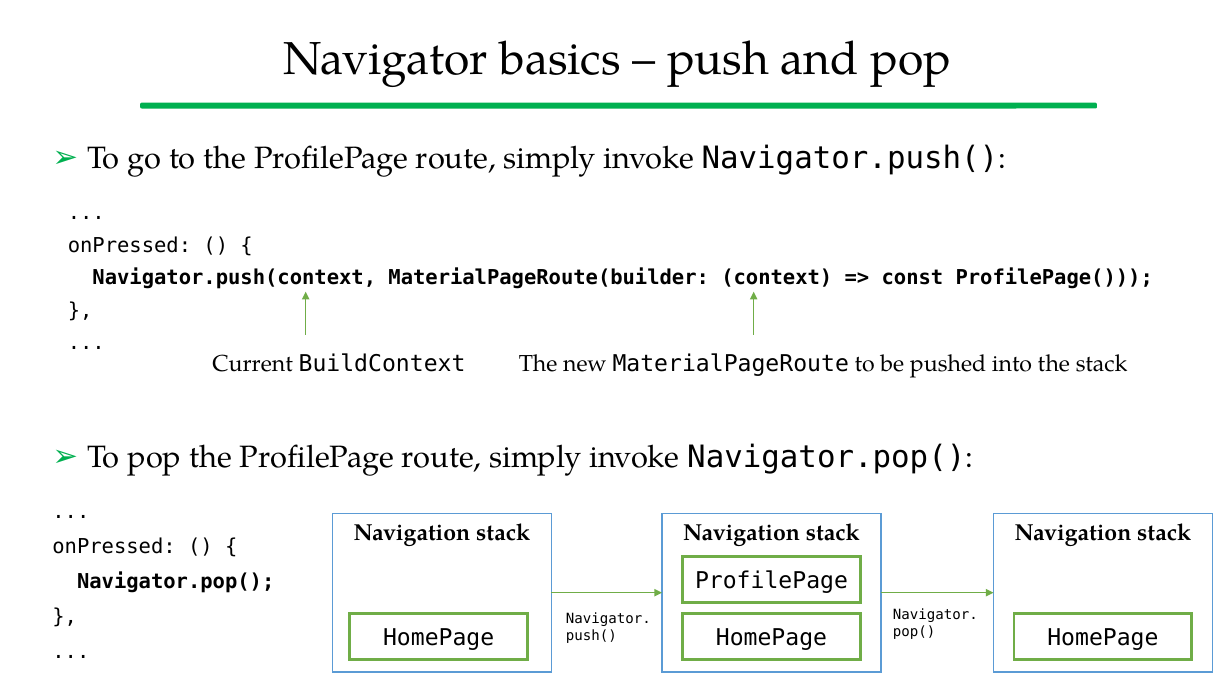
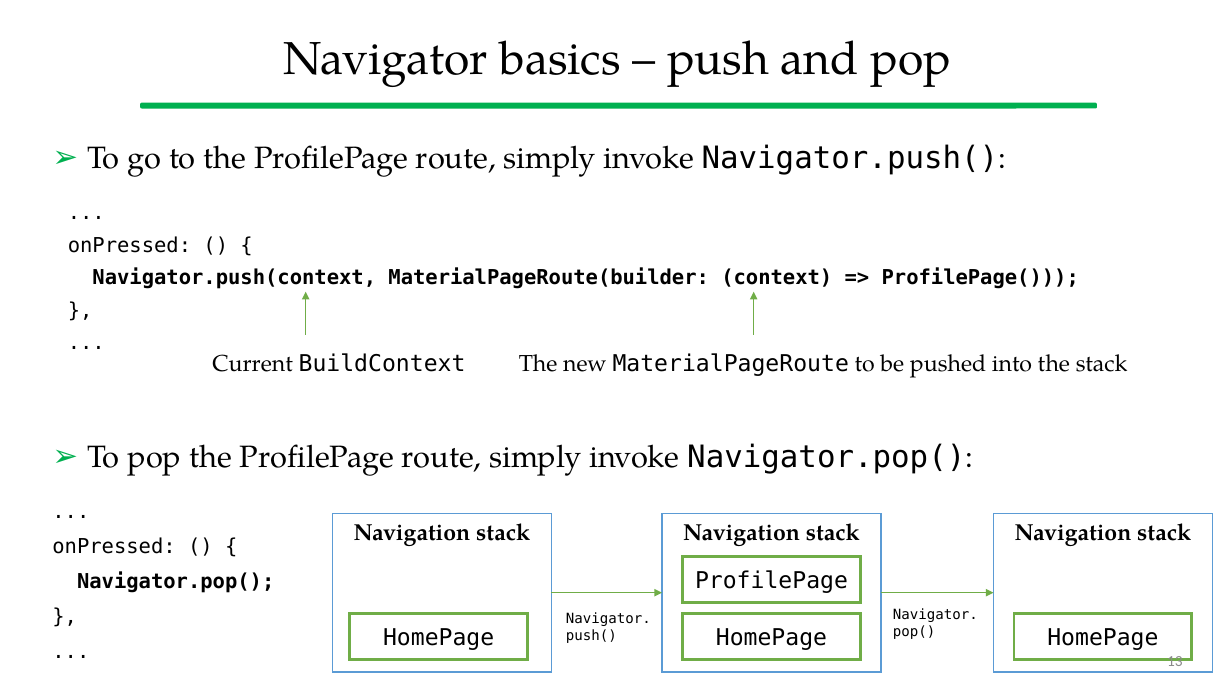
Before and after one commit to gcappon/bwthw, a slide deck: slide 13 of lab_06-navigation/lab_06-navigation.pptx. Drawn at 1232x693 pixels with LibreOffice and Linux fonts; fonts in the diff are those of the drawing. Boxes give left, top, right and bottom in pixels: in the first picture for what was removed or moved away, otherwise in the second. Text is boxed around its words. In the diff, an @@ line names an element or a change of style, - is before the commit and + after.

```diff
--- a/lab_06-navigation/lab_06-navigation.pptx
+++ b/lab_06-navigation/lab_06-navigation.pptx
@@ text at (92, 268, 1079, 289): text changed @@
-Navigator.push(context, MaterialPageRoute(builder: (context) => const ProfilePage()));
+Navigator.push(context, MaterialPageRoute(builder: (context) => ProfilePage()));
@@ page number added at (1167, 656, 1183, 666), 12 pt, text #8C8C8C @@
+13
```
Also in this commit, not shown: 36 other slides changed, 3 other files.
